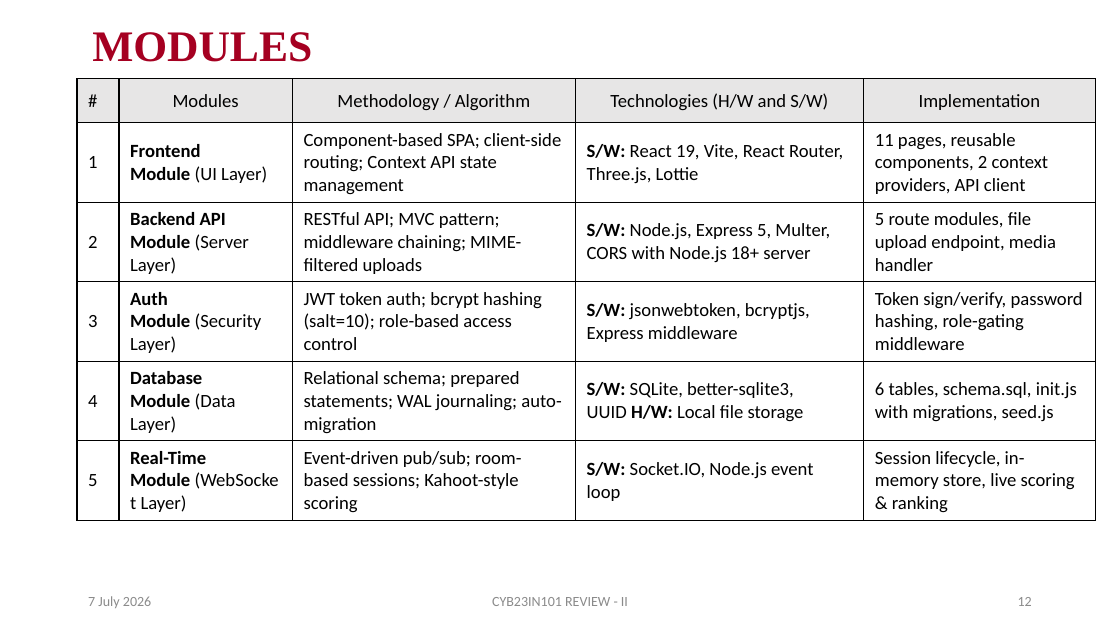
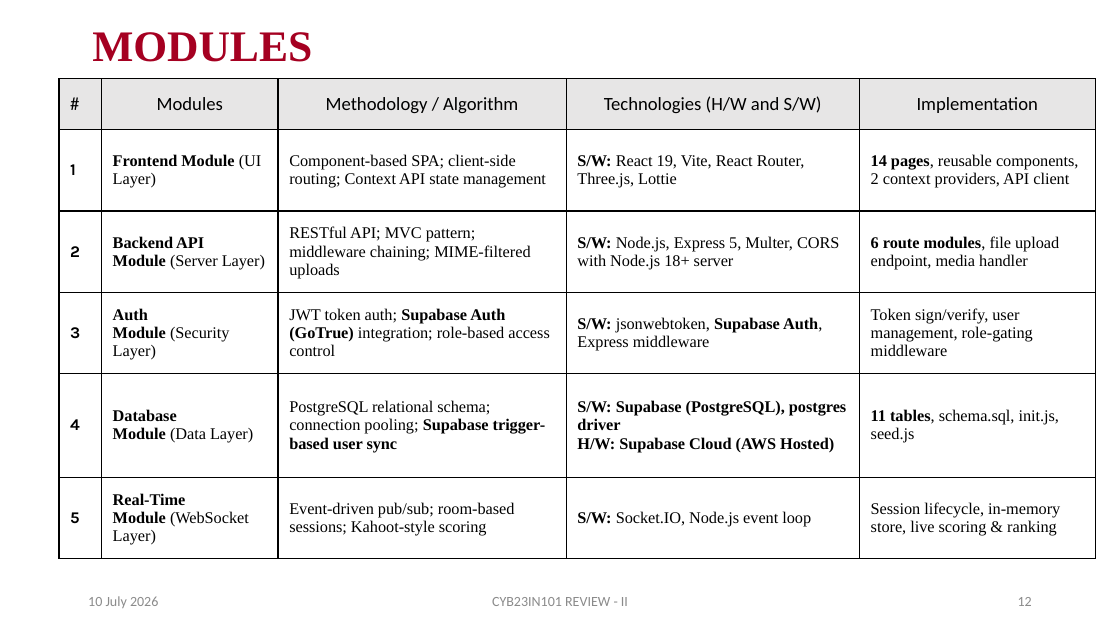
Before and after one commit to Swaminathan8237/NurseQuest, a slide deck: slide 12 of docs/SECOND_REVIEW_FILLED.pptx. Drawn at 1120x630 pixels with LibreOffice and Linux fonts; fonts in the diff are those of the drawing. Boxes give left, top, right and bottom in pixels: in the first picture for what was removed or moved away, otherwise in the second. Text is boxed around its words. In the diff, an @@ line names an element or a change of style, - is before the commit and + after.

Commit message:
feat: implement authentication routes with Supabase integration and local development bypass support.

```diff
--- a/docs/SECOND_REVIEW_FILLED.pptx
+++ b/docs/SECOND_REVIEW_FILLED.pptx
@@ table at (59, 78, 1095, 559) @@
-row 2, column 5: 11 pages, reusable components, 2 context providers, API client
+row 2, column 5: 14 pages, reusable components, 2 context providers, API client
-row 3, column 5: 5 route modules, file upload endpoint, media handler
+row 3, column 5: 6 route modules, file upload endpoint, media handler
-row 4: 3 | Auth Module (Security Layer) | JWT token auth; bcrypt hashing (salt=10); role-based access control | S/W: jsonwebtoken, bcryptjs, Express middleware | Token sign/verify, password hashing, role-gating middleware
+row 4: 3 | Auth Module (Security Layer) | JWT token auth; Supabase Auth (GoTrue) integration; role-based access control | S/W: jsonwebtoken, Supabase Auth, Express middleware | Token sign/verify, user management, role-gating middleware
-row 5: 4 | Database Module (Data Layer) | Relational schema; prepared statements; WAL journaling; auto-migration | S/W: SQLite, better-sqlite3, UUID H/W: Local file storage | 6 tables, schema.sql, init.js with migrations, seed.js
+row 5: 4 | Database Module (Data Layer) | PostgreSQL relational schema; connection pooling; Supabase trigger-based user sync | S/W: Supabase (PostgreSQL), postgres driver H/W: Supabase Cloud (AWS Hosted) | 11 tables, schema.sql, init.js, seed.js
@@ size 12 to 10.5 pt in "1", "Frontend Module (UI Layer)", "Component-based SPA; client-side routing; Context API state ...", "S/W: React 19, Vite, React Router, Three.js, ..." and 13 more places @@
@@ font Calibri to Karla, bold on in "1", "2", "3", "4" and 1 more places @@
@@ font Calibri to Times New Roman in "Frontend Module (UI Layer)", "Component-based SPA; client-side routing; Context API state ...", "S/W: React 19, Vite, React Router, Three.js, ...", "Backend API Module (Server Layer)" and 8 more places @@
@@ table: place and size @@
-table at (77, 78, 1095, 517)
+table at (59, 78, 1095, 559)
@@ text at (88, 596, 158, 608): text changed @@
-7 July 2026
+10 July 2026
```
Also in this commit, not shown: 17 other slides changed, 6 other files.
